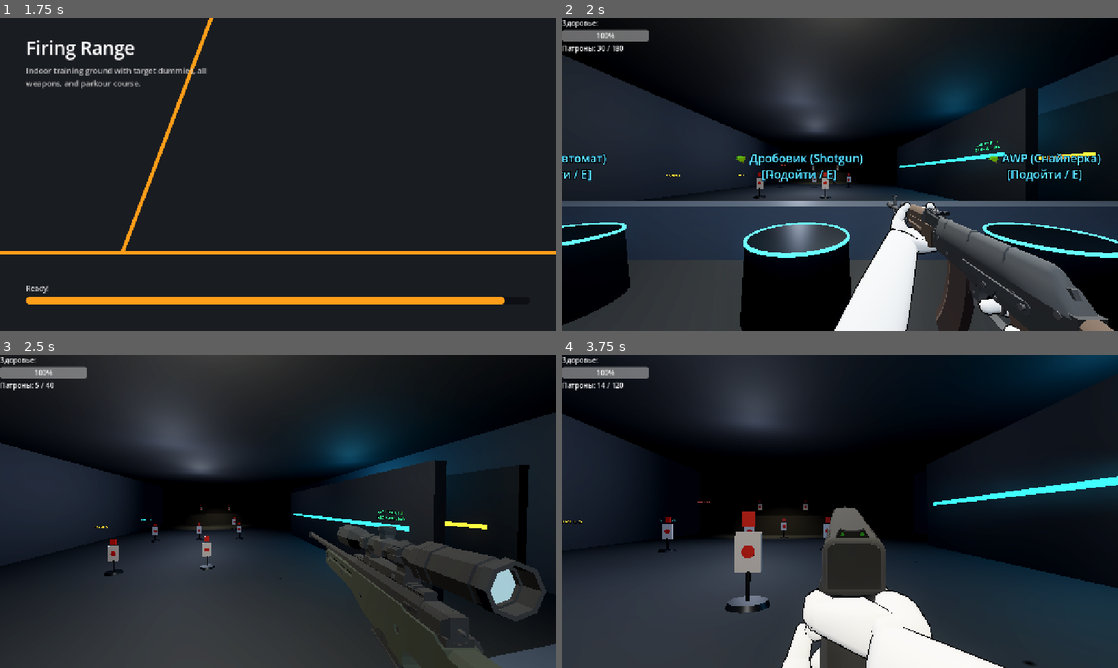
Above: before the commit, frames 1-4 (two rows, left to right).
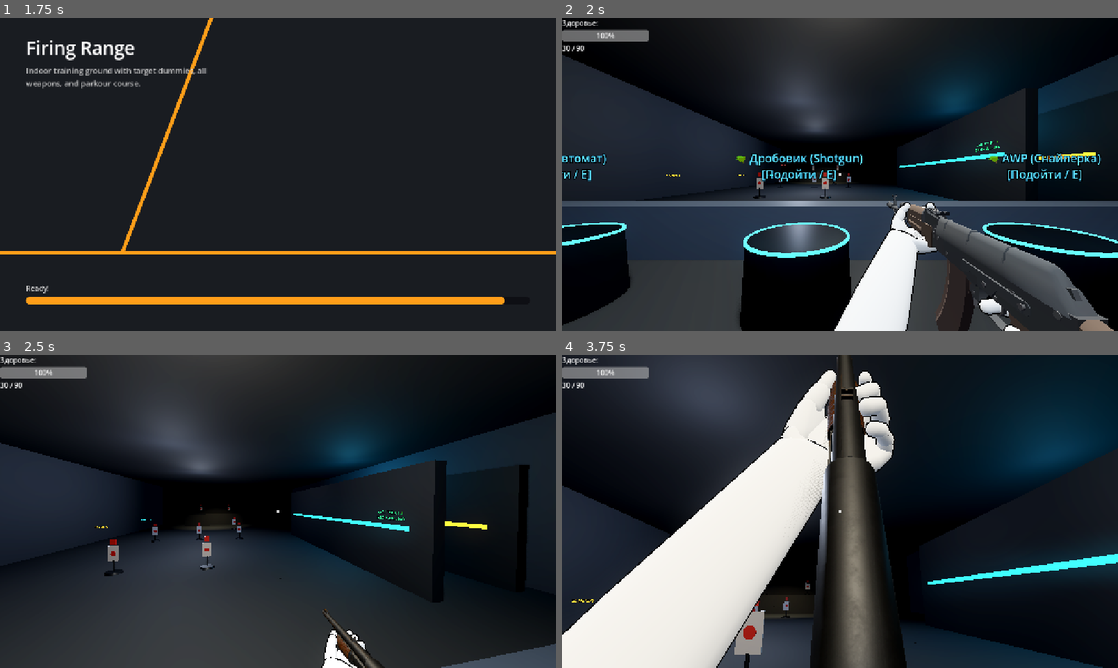
Above: after the commit, the same moments.

Repository: genjblu/multiplayer-vb
Game: Godot game, scene res://scenes/main_menu.tscn
The game is run twice, just before and just after one commit, with the same random seed, the same clock (stepped at 60 frames per second) and the same inputs.
Inputs (mouse positions are in pixels of both pictures, inside the frame that each line leads up to):
- Up to frame 1 (1.75 s): click (305, 115) at 0.52 s; type "Alex" at 0.6 s; click "🎯 Firing Range (Training)" at 1.25 s
- Up to frame 2 (2 s): no input
- Up to frame 3 (2.5 s): tap Enter (ui_accept) at 2 s; move the mouse to (305, 511) at 2.02 s; press the mouse at (305, 511) at 2.03 s; hold W (move_forward) from 2.03 s (still down); tap Space (jump) at 2.27 s; tap Q (weapon_wheel) at 2.3 s
- Up to frame 4 (3.75 s): keep holding W (move_forward); tap Space (jump) at 2.57, 3.02, 3.32 s; move the mouse to (812, 511) at 2.77 s; release the mouse at (812, 511) at 2.78 s; tap Q (weapon_wheel) at 2.85 s; click (812, 511) at 3.05 s; move the mouse to (851, 505) at 3.52 s; hold Right mouse button (ads) from 3.53 s (still down); click (851, 505) at 3.67 s

Frame 1 is identical in both runs. In frame 2, 0.2% of the frame differs, in the area x 0-65%, y 8-71%; in frame 3, 6.6%; in frame 4, 58%, in the area x 0-100%, y 0-100%.
Error after the commit: Parse Error: Function "get_viewport_rect()" not found in base self. (res://scripts/hud.gd:467)

Commit message:
fix(mobile): center settings menu and implement hold-swipe-release weapon wheel

Diff:
--- a/scripts/hud.gd
+++ b/scripts/hud.gd
@@ -21,6 +21,10 @@
 var kill_feed: KillFeed
 var weapon_wheel: WeaponWheel
 var _wheel_press_time: float = 0.0
+var _wheel_touch_active: bool = false
+var _wheel_touch_origin: Vector2 = Vector2.ZERO
+var _wheel_touch_has_moved: bool = false
+var _wheel_touch_time: float = 0.0
 var hit_sound_player: AudioStreamPlayer
 var damage_indicator: DamageIndicatorView
 
@@ -332,7 +336,7 @@
 		if weapon_wheel and weapon_wheel.is_open:
 			# Если был короткий тап (< 0.2 сек) и мышь не двигали — переключаем на следующее оружие (Quick Switch)
 			if duration < 0.2 and not weapon_wheel.has_mouse_moved:
-				weapon_wheel.close()
+				weapon_wheel.close_without_select()
 				if player and player.has_method("cycle_weapon"):
 					player.cycle_weapon()
 			else:
@@ -440,23 +444,39 @@
 
 func _build_settings_menu() -> void:
 	GameSettings.ensure_loaded()
-	settings_menu = PanelContainer.new()
-	settings_menu.theme = UITheme.build()
-	var is_mob := _is_mobile()
-	var w: float = 460.0 if is_mob else 680.0
-	var h: float = 320.0 if is_mob else 500.0
-	settings_menu.custom_minimum_size = Vector2(w, h)
-	settings_menu.offset_left = -w / 2.0
-	settings_menu.offset_top = -h / 2.0
-	settings_menu.offset_right = w / 2.0
-	settings_menu.offset_bottom = h / 2.0
+	settings_menu = Control.new()
+	settings_menu.name = "SettingsMenu"
+	settings_menu.set_anchors_and_offsets_preset(Control.PRESET_FULL_RECT)
 	settings_menu.visible = false
 	settings_menu.mouse_filter = Control.MOUSE_FILTER_STOP
+
+	var bg := ColorRect.new()
+	bg.set_anchors_and_offsets_preset(Control.PRESET_FULL_RECT)
+	bg.color = Color(0, 0, 0, 0.65)
+	bg.mouse_filter = Control.MOUSE_FILTER_STOP
+	settings_menu.add_child(bg)
+
+	var center := CenterContainer.new()
+	center.set_anchors_and_offsets_preset(Control.PRESET_FULL_RECT)
+	center.mouse_filter = Control.MOUSE_FILTER_PASS
+	settings_menu.add_child(center)
+
+	var panel := PanelContainer.new()
+	panel.theme = UITheme.build()
+	var is_mob := _is_mobile()
+	var vp_size := get_viewport_rect().size
+	if vp_size == Vector2.ZERO:
+		vp_size = Vector2(1280, 720)
+	var w: float = minf(vp_size.x - 30.0, 460.0 if is_mob else 680.0)
+	var h: float = minf(vp_size.y - 30.0, 320.0 if is_mob else 500.0)
+	panel.custom_minimum_size = Vector2(w, h)
+	center.add_child(panel)
+
 	add_child(settings_menu)
 
 	var main_vbox := VBoxContainer.new()
 	main_vbox.add_theme_constant_override("separation", 12)
-	settings_menu.add_child(main_vbox)
+	panel.add_child(main_vbox)
 
 	var title := Label.new()
 	title.text = "Настройки"
@@ -1582,3 +1602,44 @@
 			Input.mouse_mode = Input.MOUSE_MODE_VISIBLE
 			if crosshair_view:
 				crosshair_view.visible = false
+
+func is_weapon_wheel_open() -> bool:
+	return weapon_wheel != null and weapon_wheel.is_open
+
+func handle_weapon_wheel_touch(pressed: bool, pos: Vector2 = Vector2.ZERO) -> void:
+	if pressed:
+		_wheel_touch_active = true
+		_wheel_touch_origin = pos
+		_wheel_touch_has_moved = false
+		_wheel_touch_time = Time.get_ticks_msec() / 1000.0
+		if weapon_wheel:
+			weapon_wheel.open(pos)
+			if crosshair_view:
+				crosshair_view.visible = false
+	else:
+		if not _wheel_touch_active:
+			return
+		_wheel_touch_active = false
+		var duration: float = (Time.get_ticks_msec() / 1000.0) - _wheel_touch_time
+		if weapon_wheel and weapon_wheel.is_open:
+			if not _wheel_touch_has_moved and duration < 0.25:
+				# Быстрый одиночный тап — переключаем на следующее оружие без зависания
+				weapon_wheel.close_without_select()
+				if player and player.has_method("cycle_weapon"):
+					player.cycle_weapon()
+			else:
+				# Удержание со свайпом — экипируем оружие из подсвеченного сектора
+				weapon_wheel.close()
+
+		if not is_paused and not _is_mobile():
+			Input.mouse_mode = Input.MOUSE_MODE_CAPTURED
+		if crosshair_view:
+			crosshair_view.visible = true
+
+func handle_weapon_wheel_drag(pos: Vector2) -> void:
+	if not _wheel_touch_active or not weapon_wheel or not weapon_wheel.is_open:
+		return
+	var delta := pos - _wheel_touch_origin
+	if delta.length() > 18.0:
+		_wheel_touch_has_moved = true
+		weapon_wheel.update_selection_from_vector(delta)
--- a/scripts/player.gd
+++ b/scripts/player.gd
@@ -463,7 +463,9 @@
 			var act: String = _button_action_at(event.position)
 			if act != "":
 				button_touches[event.index] = act
-				touch_action(act, true)
+				touch_action(act, true, event.position)
+				return
+			if touch_ui and touch_ui.has_method("is_weapon_wheel_open") and touch_ui.is_weapon_wheel_open():
 				return
 			var screen_w: float = get_viewport().get_visible_rect().size.x
 			if touch_look_index == -1 \
@@ -472,14 +474,20 @@
 				touch_look_index = event.index
 		else:
 			if button_touches.has(event.index):
-				touch_action(button_touches[event.index], false)
+				var act: String = button_touches[event.index]
+				touch_action(act, false, event.position)
 				button_touches.erase(event.index)
 			elif event.index == touch_look_index:
 				touch_look_index = -1
 
 	elif event is InputEventScreenDrag:
+		var act: String = button_touches.get(event.index, "")
+		if act == "cycle_weapon":
+			if touch_ui and touch_ui.has_method("handle_weapon_wheel_drag"):
+				touch_ui.handle_weapon_wheel_drag(event.position)
+			return
 		# Вращаем камеру, если тянет палец обзора ИЛИ палец, зажимающий кнопку стрельбы (Aim While Firing)
-		var is_fire_finger: bool = button_touches.get(event.index, "") == "fire"
+		var is_fire_finger: bool = act == "fire"
 		if event.index == touch_look_index or is_fire_finger:
 			_rotate_camera(event.relative * touch_sensitivity)
 
@@ -516,7 +524,7 @@
 func _is_over_joystick(pos: Vector2) -> bool:
 	var n: Node = touch_ui.get_node_or_null("TouchOverlay/JoystickBase")
 	return n != null and _node_rect(n).has_point(pos)
-func touch_action(action: String, pressed: bool) -> void:
+func touch_action(action: String, pressed: bool, pos: Vector2 = Vector2.ZERO) -> void:
 	if not is_local_player():
 		return
 	match action:
@@ -546,11 +554,10 @@
 			if pressed and not is_cycling_bolt:
 				touch_ads = not touch_ads
 		"cycle_weapon":
-			if pressed:
-				if touch_ui and touch_ui.has_method("toggle_weapon_wheel"):
-					touch_ui.toggle_weapon_wheel()
-				else:
-					cycle_weapon()
+			if touch_ui and touch_ui.has_method("handle_weapon_wheel_touch"):
+				touch_ui.handle_weapon_wheel_touch(pressed, pos)
+			elif pressed:
+				cycle_weapon()
 		"weapon_1":
 			if pressed: _switch_weapon(WeaponType.PISTOL)
 		"weapon_2":
--- a/scripts/weapon_wheel.gd
+++ b/scripts/weapon_wheel.gd
@@ -33,7 +33,7 @@
 func _ready() -> void:
 	set_anchors_and_offsets_preset(Control.PRESET_FULL_RECT)
 
-func open() -> void:
+func open(custom_center: Vector2 = Vector2.ZERO) -> void:
 	if is_open:
 		return
 	is_open = true
@@ -45,7 +45,14 @@
 		var cur_w: int = int(player.current_weapon)
 		selected_index = SLOT_WEAPON_MAP.find(cur_w)
 
-	center_pos = size * 0.5
+	var vp_size := get_viewport_rect().size
+	if vp_size == Vector2.ZERO:
+		vp_size = size
+	if custom_center != Vector2.ZERO:
+		center_pos.x = clampf(custom_center.x, WHEEL_RADIUS + 20.0, maxf(vp_size.x - WHEEL_RADIUS - 20.0, WHEEL_RADIUS + 20.0))
+		center_pos.y = clampf(custom_center.y, WHEEL_RADIUS + 20.0, maxf(vp_size.y - WHEEL_RADIUS - 20.0, WHEEL_RADIUS + 20.0))
+	else:
+		center_pos = vp_size * 0.5
 	queue_redraw()
 
 func close() -> void:
@@ -56,22 +63,21 @@
 	if selected_index >= 0 and selected_index < SLOT_WEAPON_MAP.size():
 		var target_weapon: int = SLOT_WEAPON_MAP[selected_index]
 		weapon_selected.emit(target_weapon)
+	center_pos = Vector2.ZERO
 	queue_redraw()
 
-func _gui_input(event: InputEvent) -> void:
-	if not is_open:
-		return
-	if event is InputEventMouseMotion:
-		has_mouse_moved = true
-		_update_selection_from_point(event.position)
-	elif event is InputEventScreenDrag or event is InputEventScreenTouch:
-		has_mouse_moved = true
-		_update_selection_from_point(event.position)
-
-func _update_selection_from_point(pt: Vector2) -> void:
-	var delta_vec := pt - center_pos
-	if delta_vec.length() < INNER_RADIUS * 0.5:
-		return
+func close_without_select() -> void:
+	if not is_open:
+		return
+	is_open = false
+	visible = false
+	center_pos = Vector2.ZERO
+	queue_redraw()
+
+func update_selection_from_vector(delta_vec: Vector2) -> void:
+	if delta_vec.length() < 18.0:
+		return
+	has_mouse_moved = true
 
 	# Угол в радианах (-PI..PI), 0 = вправо, PI/2 = вниз
 	# Сдвигаем на +PI/2, чтобы 0 был строго сверху
@@ -83,14 +89,37 @@
 	var sector_size := TAU / float(NUM_SLOTS)
 	# Сдвиг на полсектора, чтобы нулевой сектор был симметрично центрирован наверху [-45..+45]
 	var adjusted := fmod(angle + sector_size * 0.5, TAU)
-	selected_index = int(floor(adjusted / sector_size)) % NUM_SLOTS
-	queue_redraw()
+	var new_idx := int(floor(adjusted / sector_size)) % NUM_SLOTS
+	if new_idx != selected_index:
+		selected_index = new_idx
+		queue_redraw()
+
+func update_selection_from_point(pt: Vector2) -> void:
+	var c := center_pos if center_pos != Vector2.ZERO else (size * 0.5)
+	update_selection_from_vector(pt - c)
+
+func _gui_input(event: InputEvent) -> void:
+	if not is_open:
+		return
+	if event is InputEventMouseMotion:
+		update_selection_from_point(event.position)
+	elif event is InputEventScreenDrag:
+		update_selection_from_point(event.position)
+	elif event is InputEventScreenTouch:
+		if event.pressed:
+			update_selection_from_point(event.position)
+		else:
+			close()
+	elif event is InputEventMouseButton and event.button_index == MOUSE_BUTTON_LEFT:
+		if not event.pressed:
+			close()
 
 func _draw() -> void:
 	if not is_open:
 		return
 
-	center_pos = size * 0.5
+	if center_pos == Vector2.ZERO:
+		center_pos = size * 0.5
 
 	# 1. Тёмный полупрозрачный фон всей страницы для фокуса
 	draw_rect(Rect2(Vector2.ZERO, size), Color(0.04, 0.05, 0.07, 0.55))
@@ -167,6 +196,13 @@
 	draw_circle(center_pos, INNER_RADIUS - 4.0, Color(0.08, 0.1, 0.13, 0.95))
 	draw_arc(center_pos, INNER_RADIUS - 4.0, 0, TAU, 32, UITheme.BORDER_COLOR, 2.0)
 
+	# Указатель направления от центра к выбранному сектору
+	if selected_index >= 0 and selected_index < NUM_SLOTS:
+		var dir_angle: float = (float(selected_index) * sector_size) - (PI * 0.5)
+		var p_start := center_pos + Vector2(cos(dir_angle), sin(dir_angle)) * (INNER_RADIUS + 4.0)
+		var p_end := center_pos + Vector2(cos(dir_angle), sin(dir_angle)) * (WHEEL_RADIUS - 16.0)
+		draw_line(p_start, p_end, accent_col, 3.5, true)
+
 	# Подсказка по центру
 	var center_font: Font = ThemeDB.fallback_font
 	if center_font:
